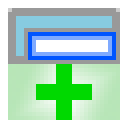
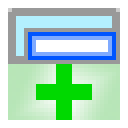
Two versions of the same layered image (128 x 128). Layer-by-layer changes:
painted on "Layer 1" over [16,16,112,56]
